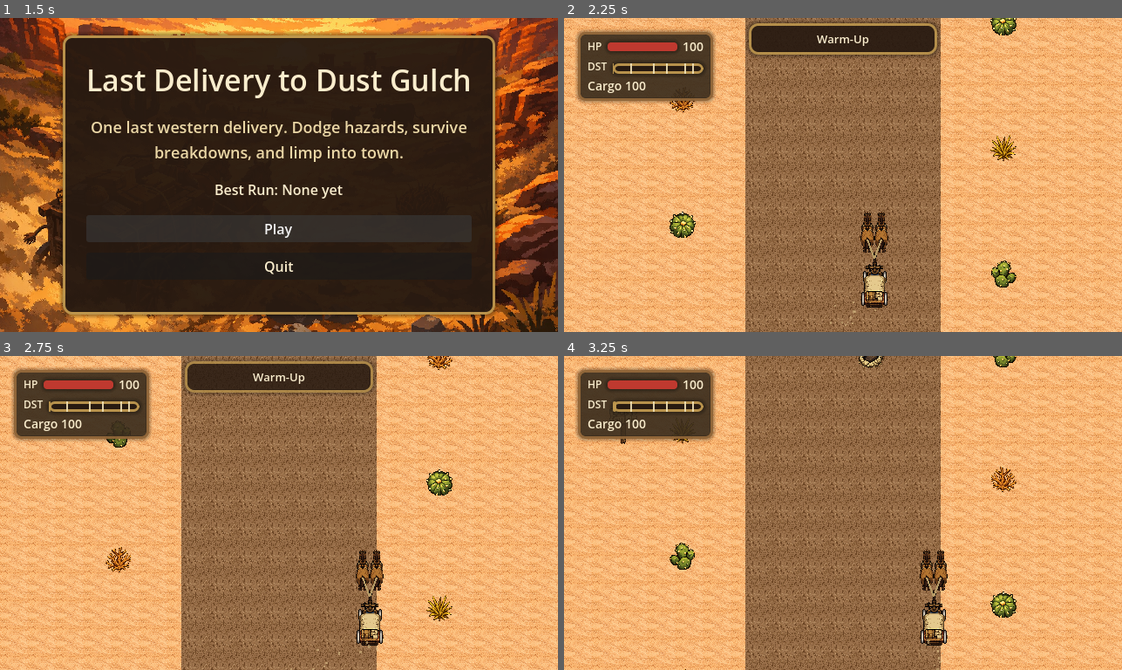
Above: before the commit, frames 1-4 (two rows, left to right).
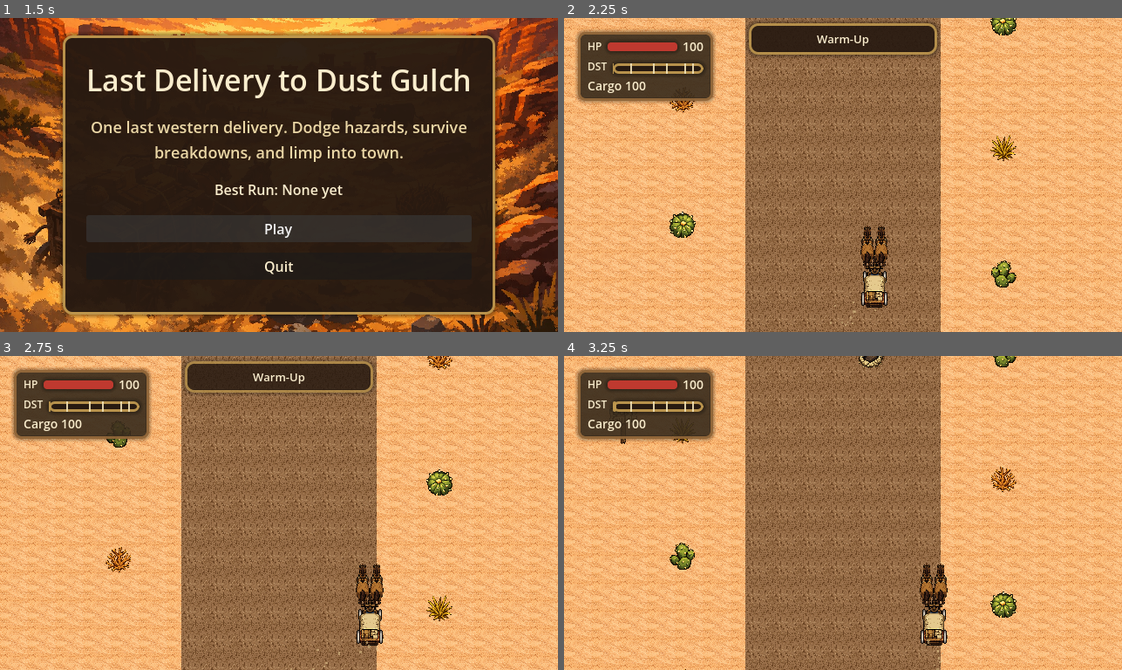
Above: after the commit, the same moments.

Repository: bbenefield89/The-Last-Delivery-to-Dust-Gulch
Game: Godot game, scene res://Scenes/AppRoot/AppRoot.tscn
The game is run twice, just before and just after one commit, with the same random seed, the same clock (stepped at 60 frames per second) and the same inputs. Sound files missing from this copy of the repository are replaced by a short silence.
Inputs (mouse positions are in pixels of both pictures, inside the frame that each line leads up to):
- Up to frame 1 (1.5 s): click "Play" at 0.5 s; click "Play" at 1.25 s
- Up to frame 2 (2.25 s): tap Enter (ui_accept) at 2 s; move the mouse to (965, 159) at 2.02 s; hold D (steer_right) from 2.03 s (still down); tap T (return_to_title) at 2.1 s; click (965, 159) at 2.17 s
- Up to frame 3 (2.75 s): keep holding D (steer_right); tap Enter (ui_accept) at 2.27 s
- Up to frame 4 (3.25 s): release D (steer_right) at 2.75 s; drag from (731, 528) to (815, 575) at 2.77 s

Frame 1 is identical in both runs. In frame 2, 0.6% of the frame differs, in the area x 53-59%, y 61-80%; in frame 3, 0.6%; in frame 4, 0.6%, in the area x 63-69%, y 61-80%.

Commit message:
feat(wagon): tighten horse team spacing step 1

Diff:
--- a/Scenes/RunScene/RunScene.tscn
+++ b/Scenes/RunScene/RunScene.tscn
@@ -105,23 +105,13 @@
 [node name="CarriageSprite" type="AnimatedSprite2D" parent="World/Wagon" unique_id=355649902]
 
 [node name="HorseTeam" type="Node2D" parent="World/Wagon" unique_id=1666748263]
-position = Vector2(0, -54)
+position = Vector2(0, -38)
 
 [node name="HorseLeft" type="AnimatedSprite2D" parent="World/Wagon/HorseTeam" unique_id=1813804162]
 position = Vector2(-8, 0)
 
 [node name="HorseRight" type="AnimatedSprite2D" parent="World/Wagon/HorseTeam" unique_id=1874504157]
 position = Vector2(8, 0)
-
-[node name="HarnessLeft" type="Line2D" parent="World/Wagon/HorseTeam" unique_id=1283736362]
-points = PackedVector2Array(0, 30, -8, 8)
-width = 2.0
-default_color = Color(0.717647, 0.611765, 0.403922, 1)
-
-[node name="HarnessRight" type="Line2D" parent="World/Wagon/HorseTeam" unique_id=1196817422]
-points = PackedVector2Array(0, 30, 8, 8)
-width = 2.0
-default_color = Color(0.717647, 0.611765, 0.403922, 1)
 
 [node name="DustTrail" type="CPUParticles2D" parent="World/Wagon" unique_id=1637724448]
 unique_name_in_owner = true
--- a/Tests/Unit/test_run_scene.gd
+++ b/Tests/Unit/test_run_scene.gd
@@ -2829,6 +2829,38 @@
 	assert_true(scene.has_node("World/Wagon/CarriageSprite"))
 	assert_true(scene.has_node("World/Wagon/HorseTeam/HorseLeft"))
 	assert_true(scene.has_node("World/Wagon/HorseTeam/HorseRight"))
+
+
+## Confirms the horse team sits closer to the wagon without the drawn-on harness lines.
+func test_step1_horse_team_is_pulled_closer_to_wagon() -> void:
+	var scene = RUN_SCENE.instantiate()
+	add_child_autofree(scene)
+	await wait_process_frames(1)
+
+	var wagon: Polygon2D = scene.get_node("%Wagon")
+	var horse_team: Node2D = scene.get_node("World/Wagon/HorseTeam")
+	var horse_left := scene.get_node("World/Wagon/HorseTeam/HorseLeft") as AnimatedSprite2D
+	var horse_right := scene.get_node("World/Wagon/HorseTeam/HorseRight") as AnimatedSprite2D
+
+	assert_not_null(wagon)
+	assert_not_null(horse_team)
+	assert_not_null(horse_left)
+	assert_not_null(horse_right)
+	assert_false(scene.has_node("World/Wagon/HorseTeam/HarnessLeft"))
+	assert_false(scene.has_node("World/Wagon/HorseTeam/HarnessRight"))
+	assert_eq(horse_team.position, Vector2(0.0, -38.0))
+	assert_eq(horse_left.position, Vector2(-8.0, 0.0))
+	assert_eq(horse_right.position, Vector2(8.0, 0.0))
+	assert_eq(horse_left.global_position, Vector2(-8.0, -38.0))
+	assert_eq(horse_right.global_position, Vector2(8.0, -38.0))
+	assert_eq(
+		horse_left.global_position.y - wagon.polygon[0].y,
+		-10.0
+	)
+	assert_eq(
+		horse_right.global_position.y - wagon.polygon[1].y,
+		-10.0
+	)
 
 
 ## Confirms the animated horse sprites are wired to the exported sheet slices.
Not shown, changed: kanban_tasks_data.kanban
